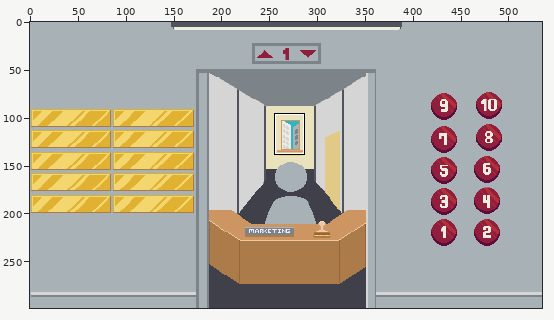
File history of a pixel-art file, arte/background.aseprite. The picture above shows the old version from afar; the outline marks the close-up.
Close-up. As it was:
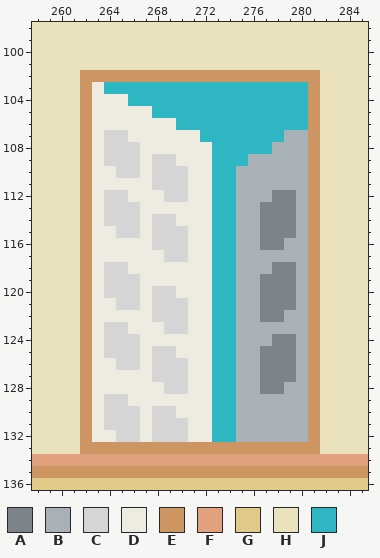
535x299 pixels, 1 frame. Colours within 5 levels of each other are drawn and written as one. Shown: x 258..285, y 98..136. The commit also changed other parts of the picture, which this record leaves out.
Visible layers, top first: "botoes", "sala 1/portas", "sala 1/placa", "sala 1/balcao", "sala 1/pessoa", "sala 1/perspective", "sala 1/fundo sala", "Plaquinhas", "fundo", "Layer 1".
Palette (. is transparent): A #7c8389  B #a8b2b6  C #d5d5d5  D #eeebe0  E #cc9562  F #e1a17e  G #e1c988  H #e9e2bd  J #2fb6c3
Pixels before, first column x 258:
 98 HHHHHHHHHHHHHHHHHHHHHHHHHHHH
 99 HHHHHHHHHHHHHHHHHHHHHHHHHHHH
100 HHHHHHHHHHHHHHHHHHHHHHHHHHHH
101 HHHHHHHHHHHHHHHHHHHHHHHHHHHH
102 HHHHEEEEEEEEEEEEEEEEEEEEHHHH
103 HHHHEDJJJJJJJJJJJJJJJJJEHHHH
104 HHHHEDDDJJJJJJJJJJJJJJJEHHHH
105 HHHHEDDDDDJJJJJJJJJJJJJEHHHH
106 HHHHEDDDDDDDJJJJJJJJJJJEHHHH
107 HHHHEDCCDDDDDDJJJJJJJBBEHHHH
108 HHHHEDCCCDDDDDDJJJJJBBBEHHHH
109 HHHHEDCCCDCCDDDJJJBBBBBEHHHH
110 HHHHEDDCCDCCCDDJJBBBBBBEHHHH
111 HHHHEDDDDDCCCDDJJBBBBBBEHHHH
112 HHHHEDCCDDDCCDDJJBBBAABEHHHH
113 HHHHEDCCCDDDDDDJJBBAAABEHHHH
114 HHHHEDCCCDCCDDDJJBBAAABEHHHH
115 HHHHEDDCCDCCCDDJJBBAAABEHHHH
116 HHHHEDDDDDCCCDDJJBBAABBEHHHH
117 HHHHEDDDDDDCCDDJJBBBBBBEHHHH
118 HHHHEDCCDDDDDDDJJBBBAABEHHHH
119 HHHHEDCCCDDDDDDJJBBAAABEHHHH
120 HHHHEDCCCDCCDDDJJBBAAABEHHHH
121 HHHHEDDCCDCCCDDJJBBAAABEHHHH
122 HHHHEDDDDDCCCDDJJBBAABBEHHHH
123 HHHHEDCCDDDCCDDJJBBBBBBEHHHH
124 HHHHEDCCCDDDDDDJJBBBAABEHHHH
125 HHHHEDCCCDCCDDDJJBBAAABEHHHH
126 HHHHEDDCCDCCCDDJJBBAAABEHHHH
127 HHHHEDDDDDCCCDDJJBBAAABEHHHH
128 HHHHEDDDDDDCCDDJJBBAABBEHHHH
129 HHHHEDCCDDDDDDDJJBBBBBBEHHHH
130 HHHHEDCCCDCCDDDJJBBBBBBEHHHH
131 HHHHEDCCCDCCCDDJJBBBBBBEHHHH
132 HHHHEDDCCDCCCDDJJBBBBBBEHHHH
133 HHHHEEEEEEEEEEEEEEEEEEEEHHHH
134 FFFFFFFFFFFFFFFFFFFFFFFFFFFF
135 EEEEEEEEEEEEEEEEEEEEEEEEEEEE
136 GGGGGGGGGGGGGGGGGGGGGGGGGGGG
Now the later version:
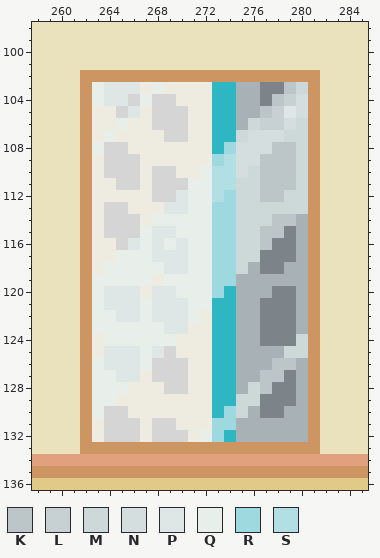
Colours new in this view: K #bcc6c8  L #c7d1d3  M #cdd8d9  N #d4dedf  P #dfe6e6  Q #e8eeea  R #9ed9df  S #b2dfe3
The edit:
layer "salas/1 - STAMP INC./fundo sala" added
layer "salas/1 - STAMP INC./perspective" added
layer "sala 1/fundo sala" removed
Changed rows in their new state; - is an unchanged pixel.
first column x 263:
103 QPPPDQDDDD--BBAAKM
104 QPPCQCCDDD--BBAKLN
105 --CP-CCCDD--BBKLPN
106 --Q--CCCDD--BMLLNM
107 -QD---CC-D--MNNNMM
108 Q--D-------RNNNKKM
109 -----DD---RSNNKKKM
110 -C-----D-QSSNMKKKM
111 --CC----QQSSMMKKKM
112 -DD--C-PQQSRMMKKMM
113 ---D--PPQQRRMMMMMM
114 -----QQQQQRRMMMKK-
115 -C--QPPQQQRRMMKK--
116 --CPQPQPQQRRMMK-A-
117 --QQQPPPQQRRMMAAA-
118 -QQQQQPPQQRRM-A-B-
119 QQQQQ-QQQQRR--BBB-
120 QPPP-PPQQQR---B---
121 QPPPQPPPQQ--------
122 QQPPQPPPQ-------A-
123 QQQQQQPP------AAA-
124 -QQQQQQ-------A--M
125 -PPPQP--------BBMM
126 QPPPQ---------BKK-
127 QQPP----------KK--
128 QQQ----------MK-A-
129 QQD---------MMAAA-
130 Q--D-DD----RM-AA--
131 -------D--RR------
132 -C-------QR-------
